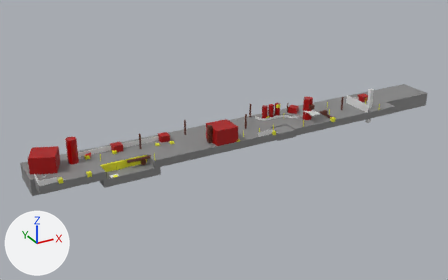
One commit to the glTF model assets/map_farm.gltf: the scene before it, then after it.
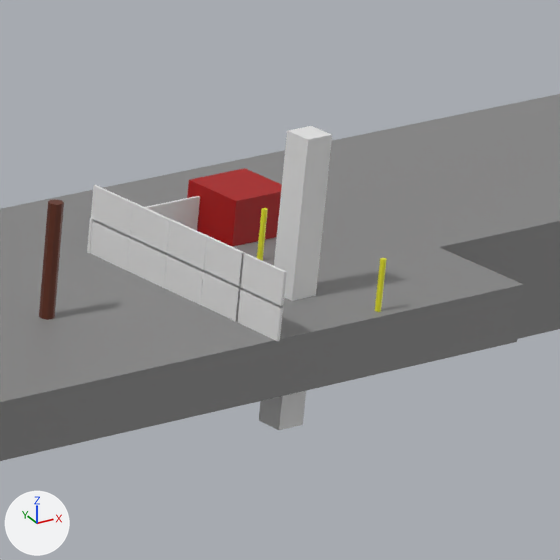
There are two pictures of each version: one whole from a camera (50 mm lens) standing at (-24.5, -126.8, 63.8) and looking at (48.7, 6.3, -2.8), one close up on the part from 75% to 89% of the width and 27% to 49% of the height. Arrows for +X, +Y and +Z are at lower left; the lights stay in place. Where no turn or scale is listed for an object, it has been applied to the vertices.

Objects in the first close-up: 'Barn.004', 'Exit', 'Fence.044', 'Fence.045', 'Fence.046', 'Fence.047', 'Fence.048', 'Fence.050', 'Ground.001', 'Ground.007', 'Slup.006', 'Tree.010', 'obstacle_fence.004'.
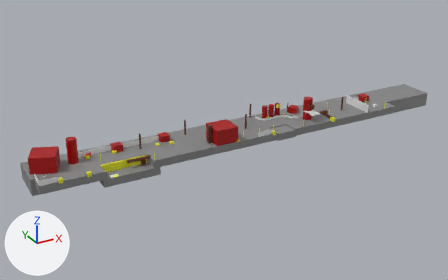
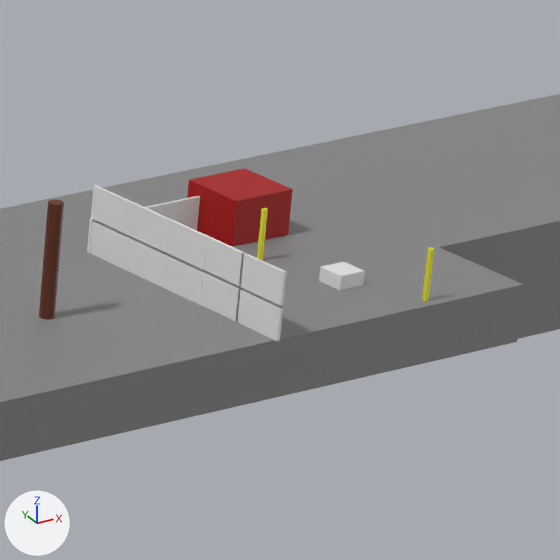
What the commit changed:
Object 'Tree.010' (ob_tree_010) moves from (94.33, -2.51, 0.26) to (96.33, -2.51, 0.26).
Object 'Exit' (ob_exit) is rescaled from (1.0, 1.0, 10.0) to (1.0, 1.0, 1.0).
Object 'Exit' (ob_exit) moves from (93.0, 0.0, 1.0) to (95.0, 0.0, 0.5).

Location of each change, (x1, y1, x2, y2) in pixels of the close-ups (560 x 560 px):
'Exit', moved, rescaled
    before: (259, 126, 332, 430)
    after: (319, 262, 365, 290)
'Tree.010', moved
    before: (375, 258, 387, 312)
    after: (422, 247, 434, 301)
